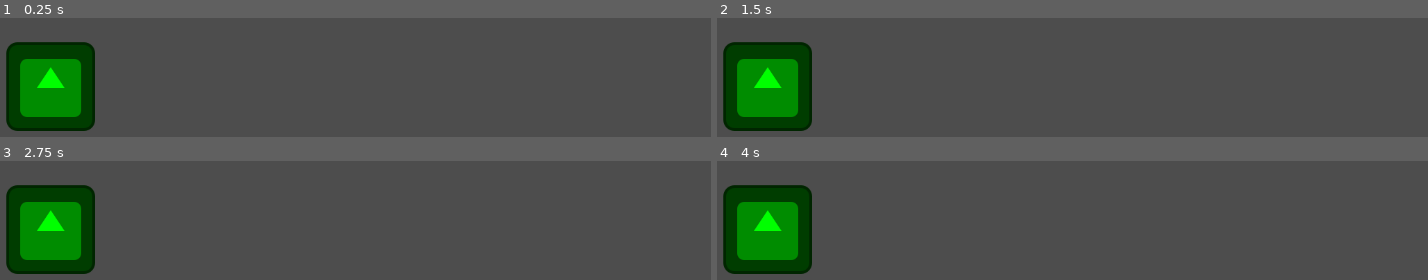
Above: before the commit, frames 1-4 (two rows, left to right).
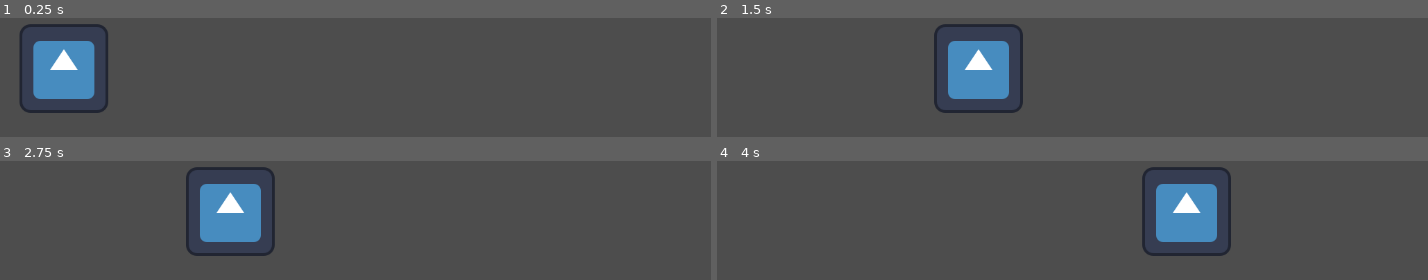
Above: after the commit, the same moments.

Repository: brunovoneicken/SouthEastCon
Game: Godot game, scene res://main.tscn
Same seed, same stepped clock (60 frames per second), same inputs: the game is played once before the commit and once after it. Before the commit the project has no main scene; this scene is started directly in both runs. The engine's default icon, where the game draws it, is replaced by a stand-in: a white triangle on a blue panel in a dark square.
Inputs:
- Up to frame 1 (0.25 s): no input
- Up to frame 2 (1.5 s): tap Enter (ui_accept) at 0.5, 0.6, 0.77, 1.07, 1.35 s; hold Right (ui_right) from 0.53 s (still down)
- Up to frame 3 (2.75 s): tap Enter (ui_accept) at 1.52, 1.82, 2.1 s; release Right (ui_right) at 2.03 s; hold Left (ui_left) from 2.03 s (still down)
- Up to frame 4 (4 s): release Left (ui_left) at 2.78 s; hold Right (ui_right) from 2.78 s (still down); tap Enter (ui_accept) at 2.85, 3.02, 3.32, 3.6, 3.77 s

The runs differ from the first frame. In frame 1, 10% of the frame differs, in the area x 0-16%, y 5-95%; in frame 2, 15%, in the area x 0-44%, y 5-95%; in frame 3, 15%; in frame 4, 15%.

Commit message:
myguymovin

Diff:
--- /dev/null
+++ b/practice-project/character_body_2d.gd
@@ -0,0 +1,25 @@
+extends CharacterBody2D
+
+
+const SPEED = 130.0
+const JUMP_VELOCITY = -300.0
+
+
+func _physics_process(delta: float) -> void:
+	# Add the gravity.
+	if not is_on_floor():
+		velocity += get_gravity() * delta
+
+	# Handle jump.
+	if Input.is_action_just_pressed("ui_accept") and is_on_floor():
+		velocity.y = JUMP_VELOCITY
+
+	# Get the input direction and handle the movement/deceleration.
+	# As good practice, you should replace UI actions with custom gameplay actions.
+	var direction := Input.get_axis("ui_left", "ui_right")
+	if direction:
+		velocity.x = direction * SPEED
+	else:
+		velocity.x = move_toward(velocity.x, 0, SPEED)
+
+	move_and_slide()
--- /dev/null
+++ b/practice-project/main.gd
@@ -0,0 +1,11 @@
+extends Sprite2D
+
+
+# Called when the node enters the scene tree for the first time.
+func _ready() -> void:
+	pass # Replace with function body.
+
+
+# Called every frame. 'delta' is the elapsed time since the previous frame.
+func _process(delta: float) -> void:
+	pass
--- a/practice-project/main.tscn
+++ b/practice-project/main.tscn
@@ -1,8 +1,8 @@
 [gd_scene load_steps=2 format=3 uid="uid://chywasxlyswap"]
 
-[ext_resource type="Texture2D" uid="uid://cea1olskj4k5w" path="res://icon.svg" id="1_ig7tw"]
+[ext_resource type="PackedScene" uid="uid://d2m8harhertvy" path="res://myguy.tscn" id="1_ig7tw"]
 
-[node name="Icon" type="Sprite2D"]
-modulate = Color(0, 1, 0, 1)
-position = Vector2(200, 112)
-texture = ExtResource("1_ig7tw")
+[node name="main" type="Node2D"]
+
+[node name="MYGUY" parent="." instance=ExtResource("1_ig7tw")]
+position = Vector2(218, 90)
--- /dev/null
+++ b/practice-project/myguy.gd
@@ -0,0 +1,23 @@
+extends CharacterBody2D
+
+
+const SPEED = 300.0
+const JUMP_VELOCITY = -400.0
+
+
+func _physics_process(delta: float) -> void:
+
+	# Get the input direction and handle the movement/deceleration.
+	# As good practice, you should replace UI actions with custom gameplay actions.
+	var direction := Input.get_axis("ui_left", "ui_right")
+	if direction:
+		velocity.x = direction * SPEED
+	else:
+		velocity.x = move_toward(velocity.x, 0, SPEED)
+
+	var directiony := Input.get_axis("ui_up", "ui_down")
+	if directiony:
+		velocity.y = directiony * SPEED
+	else:
+		velocity.y = move_toward(velocity.y, 0, SPEED)
+	move_and_slide()
--- /dev/null
+++ b/practice-project/myguy.tscn
@@ -0,0 +1,18 @@
+[gd_scene load_steps=4 format=3 uid="uid://d2m8harhertvy"]
+
+[ext_resource type="Texture2D" uid="uid://cea1olskj4k5w" path="res://icon.svg" id="1_d2myp"]
+[ext_resource type="Script" uid="uid://bvui72sw2jhxg" path="res://myguy.gd" id="1_ipm33"]
+
+[sub_resource type="RectangleShape2D" id="RectangleShape2D_ipm33"]
+size = Vector2(122, 123)
+
+[node name="MYGUY" type="CharacterBody2D"]
+script = ExtResource("1_ipm33")
+
+[node name="Sprite2D" type="Sprite2D" parent="."]
+position = Vector2(1, -4)
+texture = ExtResource("1_d2myp")
+
+[node name="CollisionShape2D" type="CollisionShape2D" parent="."]
+position = Vector2(2, -4.5)
+shape = SubResource("RectangleShape2D_ipm33")
--- a/practice-project/project.godot
+++ b/practice-project/project.godot
@@ -11,5 +11,6 @@
 [application]
 
 config/name="Practice Project"
+run/main_scene="uid://chywasxlyswap"
 config/features=PackedStringArray("4.4", "Forward Plus")
 config/icon="res://icon.svg"
Not shown, added: practice-project/character_body_2d.gd.uid
Not shown, added: practice-project/main.gd.uid
Not shown, added: practice-project/myguy.gd.uid
